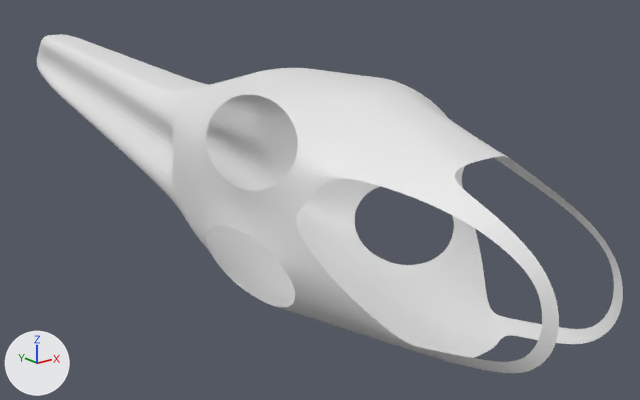
Before and after pictures for a commit that changed the Blender file Ornithopter.blend.
Rendered twice from a camera (50 mm lens) standing at (-7.19, -11.58, 5.88) and looking at (1.1, -1.23, 1.74). Arrows for +X, +Y and +Z are at lower left; the lights stay in place.
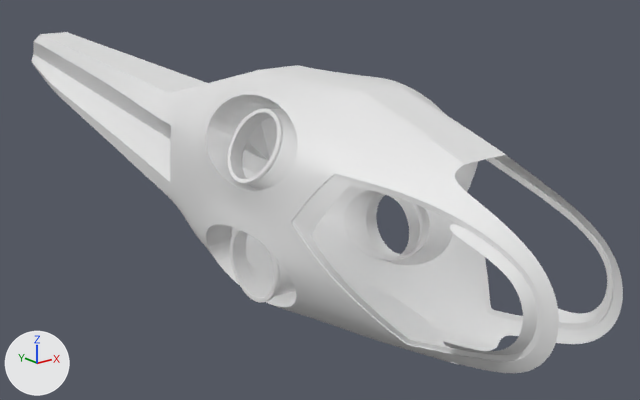
Commit message: Ornithopter 5

Changed parts and their boxes (x1, y1, x2, y2) in the pictures (640 x 400 px):
'Plane', reshaped
    before: (37, 34, 623, 373)
    after: (32, 32, 623, 373)
'Plane.002', added
    after: (443, 202, 608, 355)
part 1 of me_plane, built on
    before: (294, 97, 518, 200)
    after: (206, 95, 614, 362)
part 2 of me_plane, shading changed
    before: (37, 34, 617, 364)
    after: (32, 32, 617, 365)

The change, as a list of edits to the scene's bpy script:
```text
Change me_plane:
    used by ob_plane; location = (0.0, -6.21, 0.0)
    remove me_plane.from_pydata(...)  # 257 vertices, 194 faces; spans x -1.55..0.0, y -0.73..13.02, z 0.97..3.97
    add me_plane.from_pydata(...)  # 539 vertices, 476 faces; spans x -1.55..0.0, y -0.73..13.02, z 0.97..3.97
    me_plane part 1
    2 vertices move from x -0.8..-0.62, y 1.34..2.02, z 3.4..3.54 to x -0.82..-0.65, y 1.33..2.0, z 3.43..3.57
    268 vertices are added at x -1.45..-0.57, y -0.58..4.28, z 1.22..3.7
    14 new vertices lie (0.21, 0.0, 0.0) away from vertices in x -1.28..-1.26, y 2.95..3.86, z 1.28..2.2
    282 new faces join them
    me_plane part 2: 194 kept faces spanning x -1.55..0.0, y -0.73..13.02, z 0.97..3.97 are now shaded smooth
Add me_plane_002:
    me_plane_002.from_pydata(...)  # 32 vertices, 15 faces; spans x -0.832..-0.585, y -0.516..0.606, z 1.464..2.951
    me_plane_002.polygons.foreach_set('use_smooth', [True] * 15)
Add ob_plane_002:
    ob_plane_002 = bpy.data.objects.new('Plane.002', me_plane_002)
    ob_plane_002.location = (0.0, -6.21, 0.0)
    _m = ob_plane_002.modifiers.new('Mirror', 'MIRROR')
    _m.use_clip = True
    _m = ob_plane_002.modifiers.new('Subdivision', 'SUBSURF')
    _m.levels = 3
```
